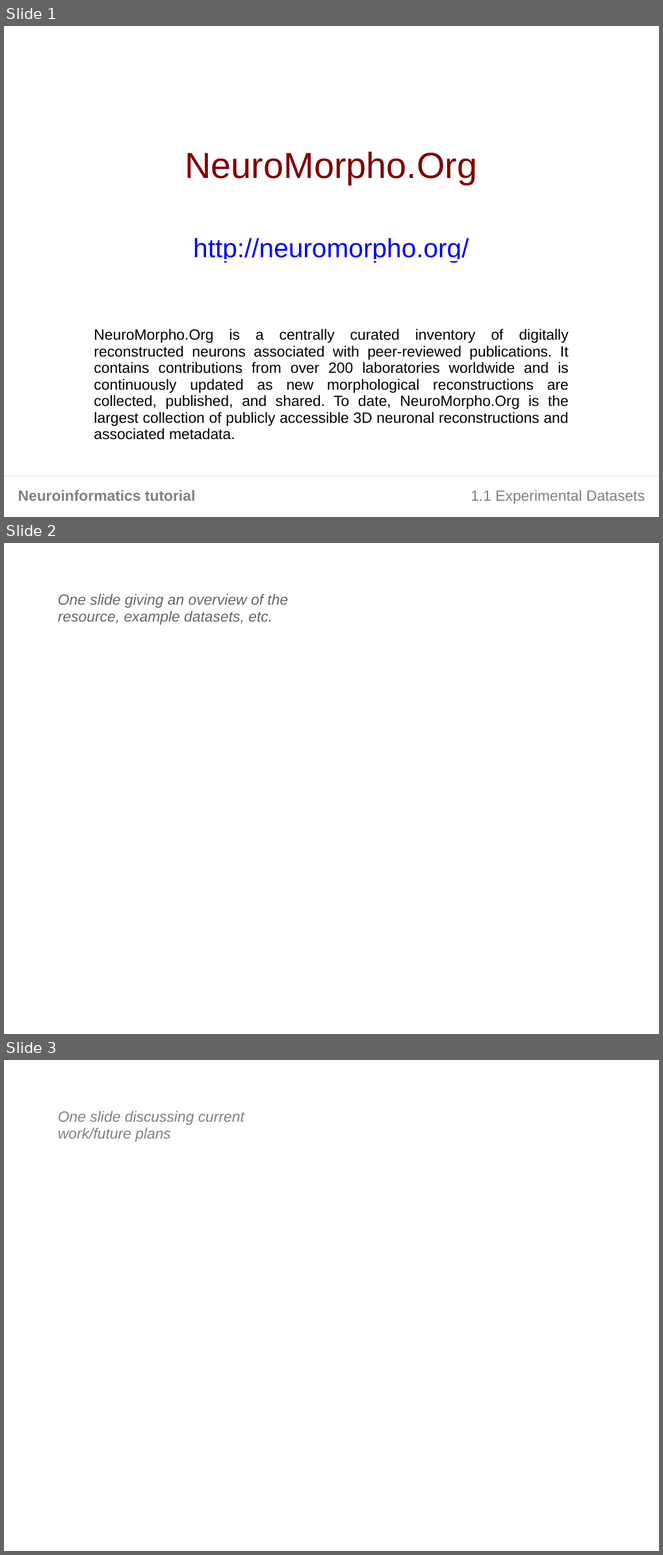
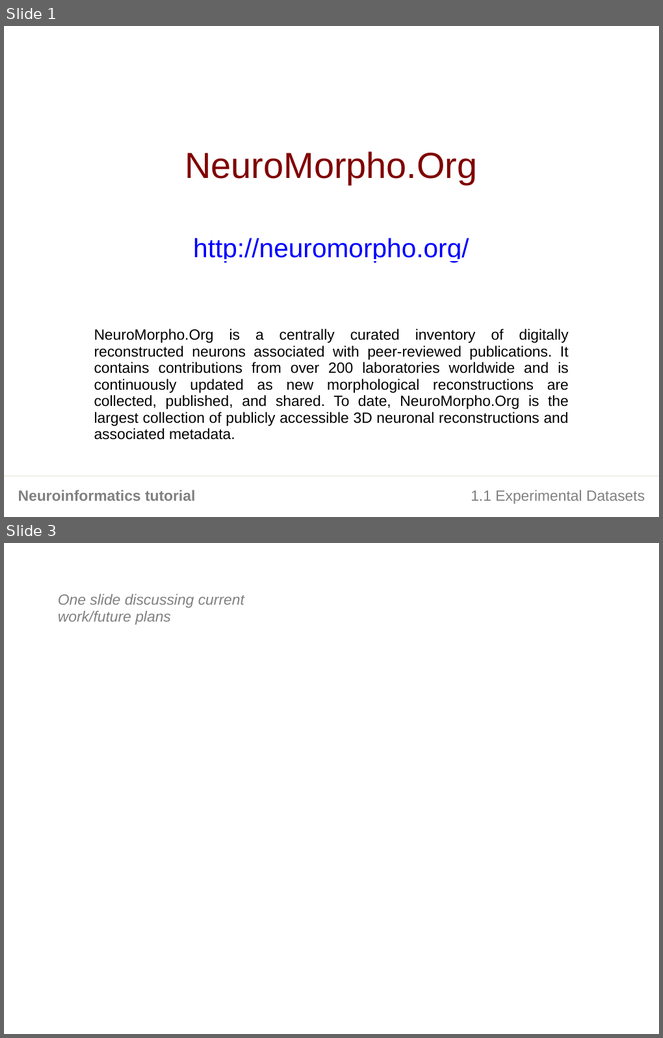
Before and after one commit to NeuralEnsemble/NeuroinformaticsTutorial, a slide deck: Part_1_Resources_for_computational_modellers/1_Experimental_datasets/5_NeuroMorpho.org.pptx. Shown one above the other, each under a label of ours: slides 1, 2 and 3 before the commit, slides 1 and 3 after it; the slides between them are not shown. The pictures are 663x1555 and 663x1038 pixels, drawn with LibreOffice and Linux fonts; fonts in the diff are those of the drawing; background and template pictures are left out. Boxes give left, top, right and bottom in pixels: in the first picture for what was removed or moved away, otherwise in the second. Text is boxed around its words. In the diff, an @@ line names an element or a change of style, - is before the commit and + after.

```diff
--- a/Part_1_Resources_for_computational_modellers/1_Experimental_datasets/5_NeuroMorpho.org.pptx
+++ b/Part_1_Resources_for_computational_modellers/1_Experimental_datasets/5_NeuroMorpho.org.pptx
@@ slide 2 removed at bbox=[4, 543, 659, 1034], background #FFFFFF @@
@@ text removed at bbox=[58, 594, 288, 625] @@
-One slide giving an overview of the resource, example datasets, etc.
```
Also in this commit, not shown: 1 slide added, 9 other files.
